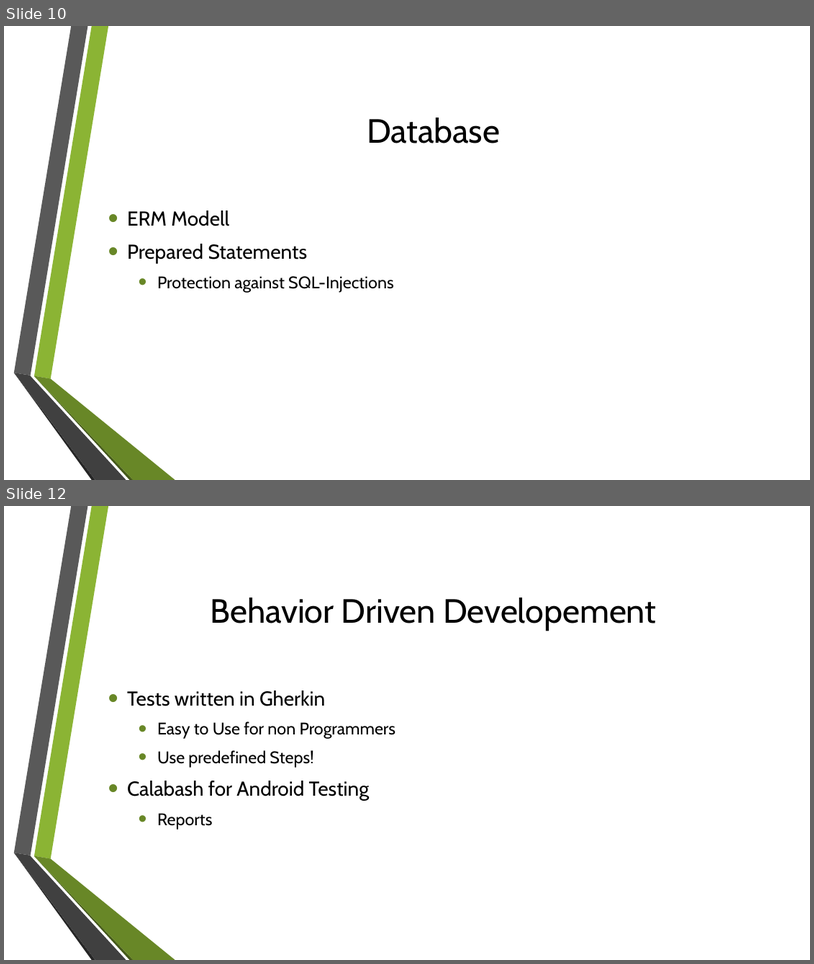
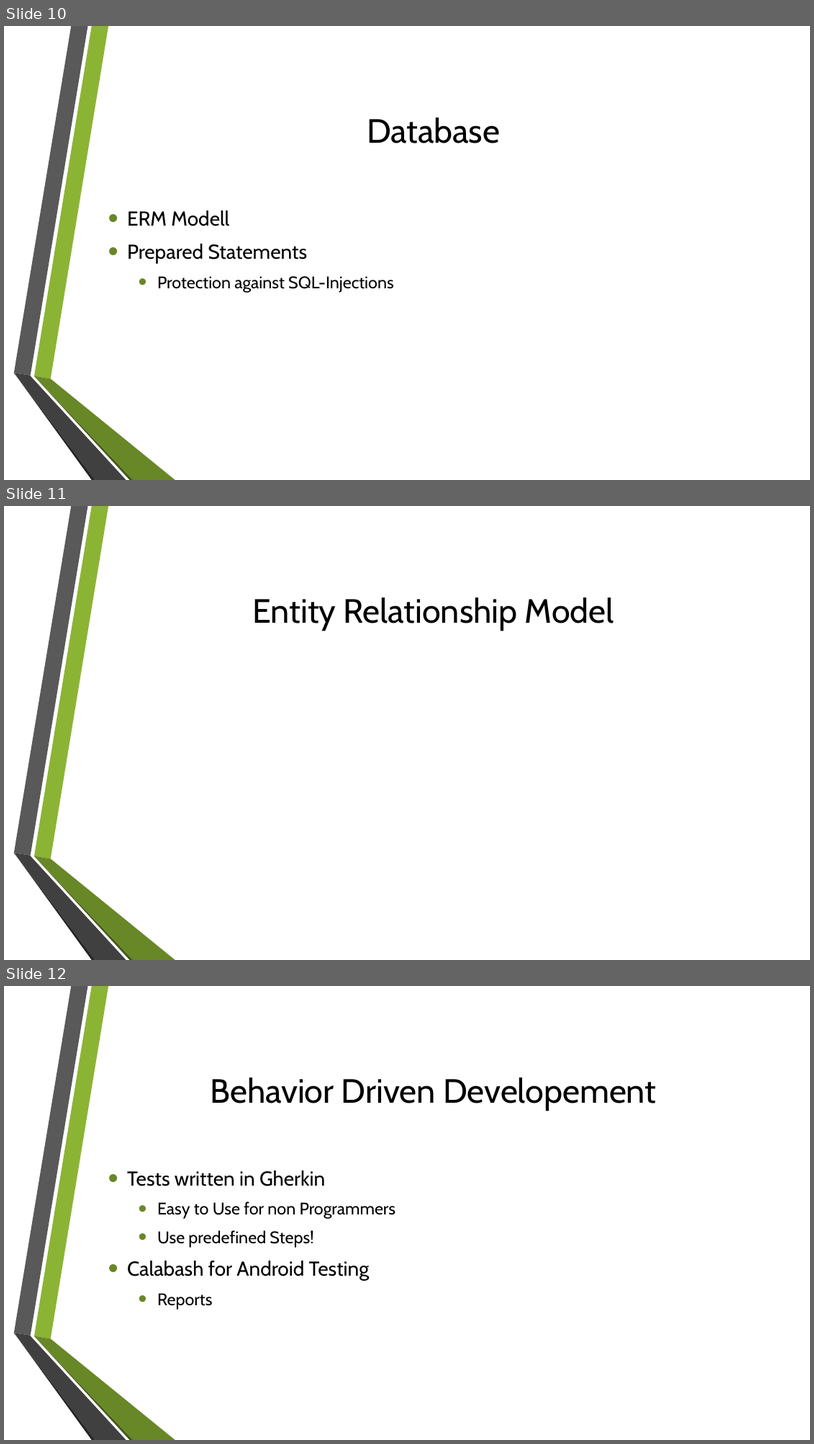
Before and after one commit to GamingBets/documents, a slide deck: Gaming-Bets.pptx. Shown one above the other, each under a label of ours: slides 10 and 12 before the commit, slides 10, 11 and 12 after it; the slides between them are not shown. The pictures are 814x964 and 814x1444 pixels, drawn with LibreOffice and Linux fonts; fonts in the diff are those of the drawing; background and template pictures are left out. Boxes give left, top, right and bottom in pixels: in the first picture for what was removed or moved away, otherwise in the second. Text is boxed around its words. In the diff, an @@ line names an element or a change of style, - is before the commit and + after.

```diff
--- a/Gaming-Bets.pptx
+++ b/Gaming-Bets.pptx
@@ slide 11 added at [4, 506, 810, 960], background picture (left out); not listed: 6 template elements that a slide beside it also shows @@
@@ title added at [252, 597, 615, 631], 40 pt, text #000000 @@
+Entity Relationship Model
```
Also in this commit, not shown: 1 slide changed, 1 slide removed.
